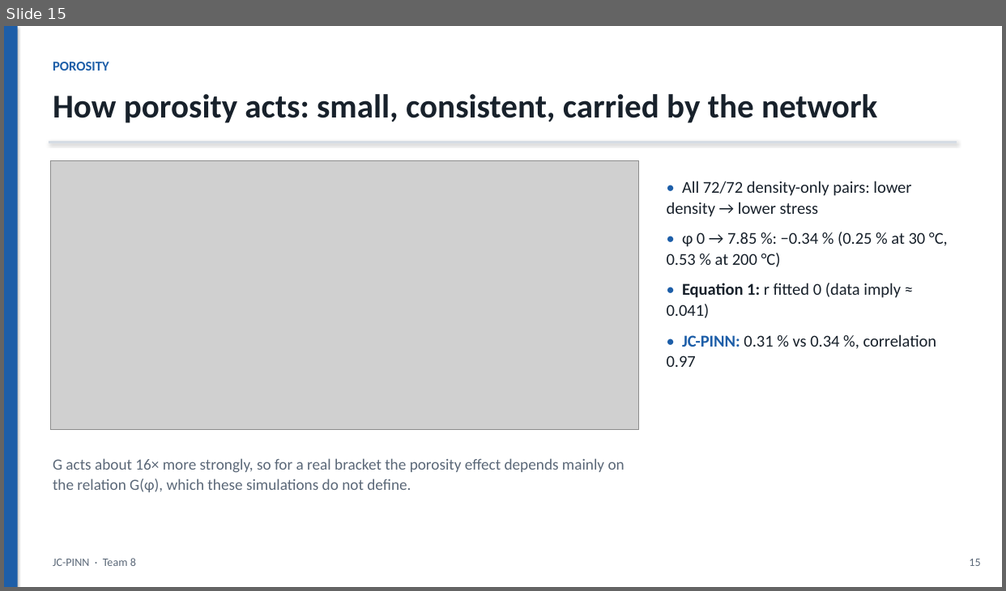
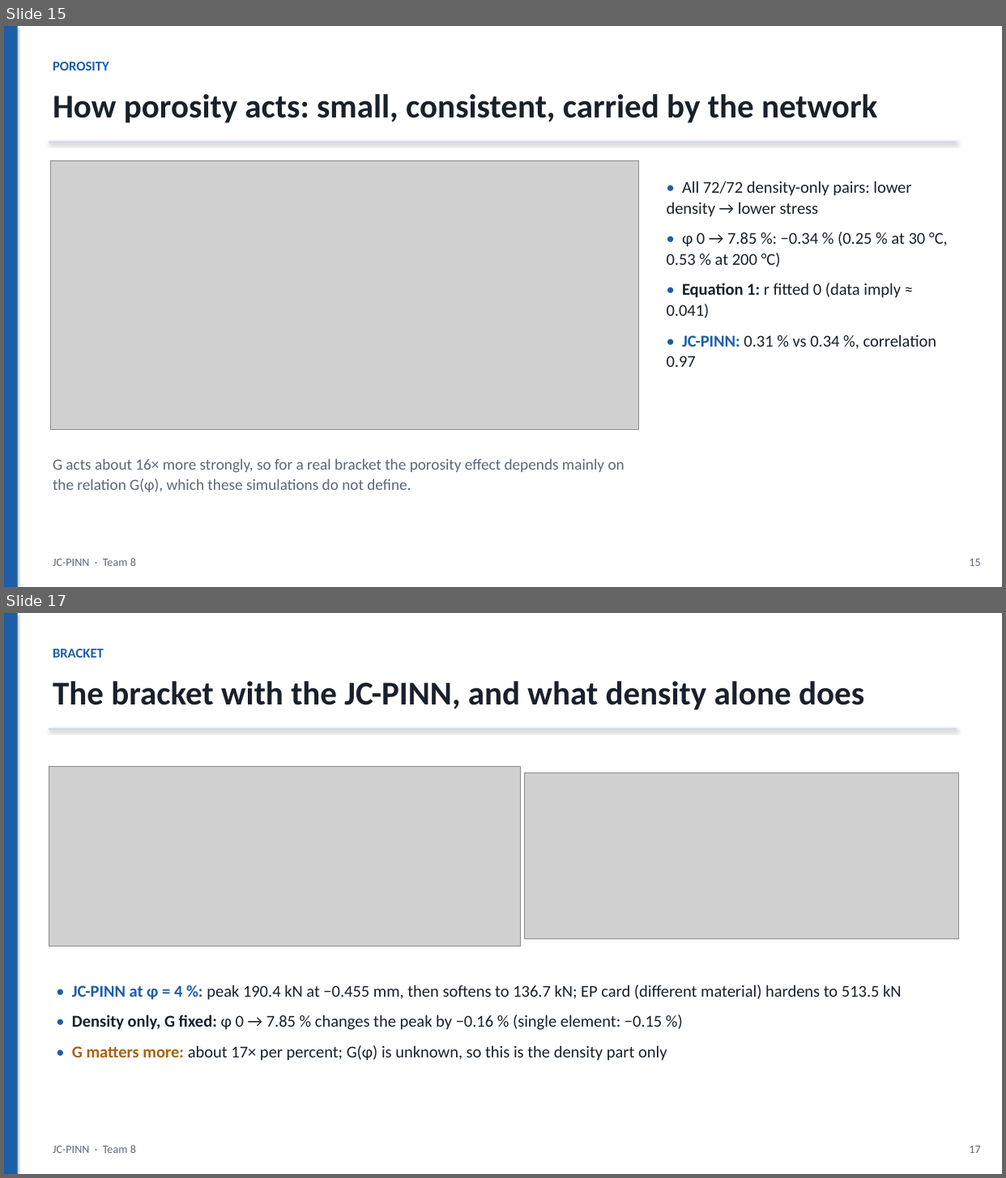
Before and after one commit to SaravananRamar06/MMM-ML, a slide deck: presentation/JC-PINN.pptx. Shown one above the other, each under a label of ours: slide 15 before the commit, slides 15 and 17 after it; the slides between them are not shown. The pictures are 1006x591 and 1006x1178 pixels, drawn with LibreOffice and Linux fonts; fonts in the diff are those of the drawing; grey boxes stand for pictures. Boxes give left, top, right and bottom in pixels: in the first picture for what was removed or moved away, otherwise in the second. Text is boxed around its words. In the diff, an @@ line names an element or a change of style, - is before the commit and + after.

```diff
--- a/presentation/JC-PINN.pptx
+++ b/presentation/JC-PINN.pptx
@@ slide 17 added at <box>4,613,1002,1174</box>, background #FFFFFF @@
@@ rectangle added at <box>4,613,18,1174</box>, fill #1D5EA8 @@
@@ text added at <box>53,649,104,658</box>, 13 pt, text #1D5EA8, bold @@
+BRACKET
@@ text added at <box>53,681,864,710</box>, 32 pt, text #18212B, bold @@
+The bracket with the JC-PINN, and what density alone does
@@ line added from (49, 729) to (957, 729), #D5DCE4 2 pt @@
@@ picture added at <box>49,766,521,947</box> @@
@@ picture added at <box>524,773,958,939</box> @@
@@ text added at <box>72,985,901,1061</box>, 16 pt, text #18212B @@
+• JC-PINN at φ = 4 %: peak 190.4 kN at −0.455 mm, then softens to 136.7 kN; EP card (different material) hardens to 513.5 kN
+• Density only, G fixed: φ 0 → 7.85 % changes the peak by −0.16 % (single element: −0.15 %)
+• G matters more: about 17× per percent; G(φ) is unknown, so this is the density part only
@@ text added at <box>53,1145,136,1153</box>, 11 pt, text #5B6878 @@
+JC-PINN · Team 8
@@ text added at <box>969,1146,980,1153</box>, 11 pt, text #5B6878 @@
+17
```
Also in this commit, not shown: 3 slides changed, 2 other slides added, 3 other files.
